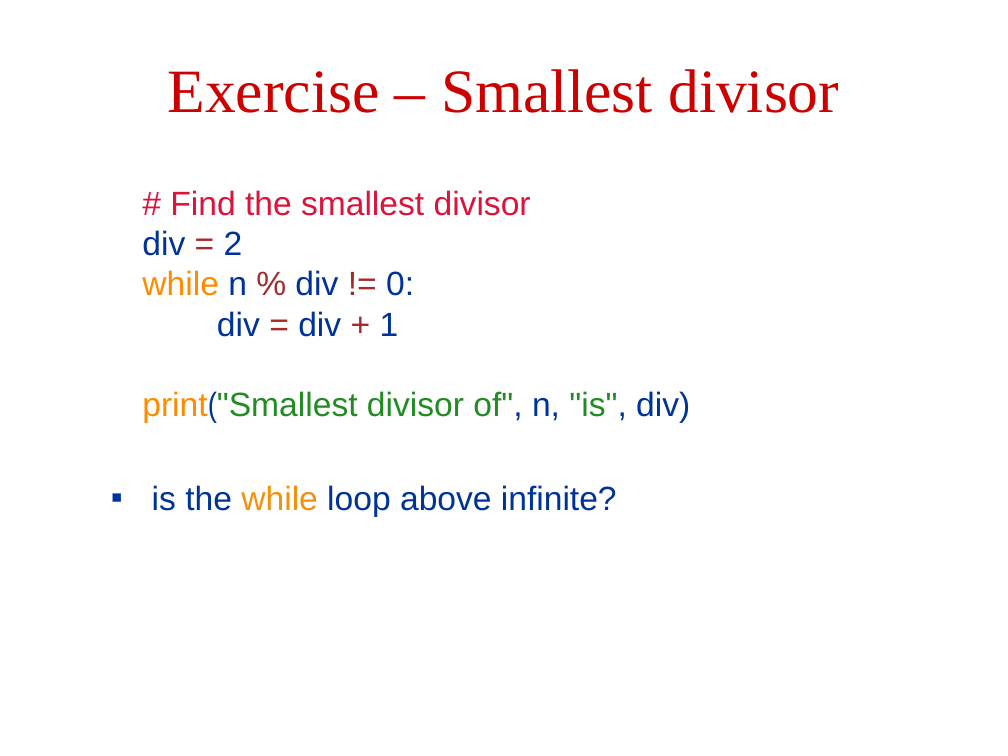
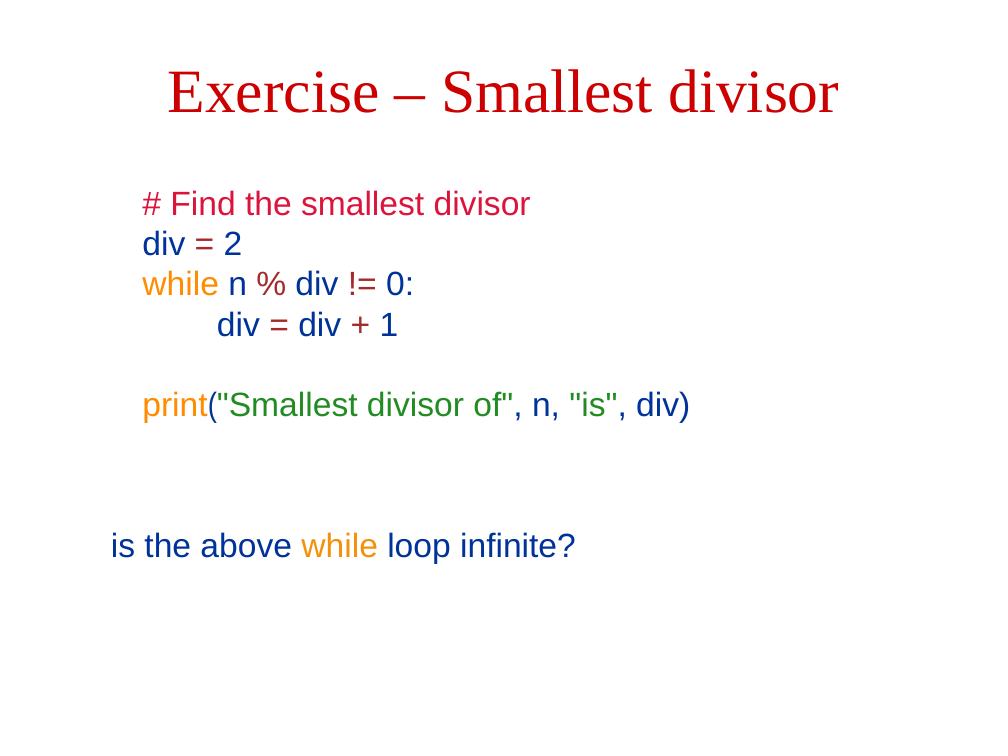
Before and after one commit to robintux/gip, a slide deck: slide 22 of Sessions/2/gip2.pptx. Drawn at 1008x756 pixels with LibreOffice and Linux fonts; fonts in the diff are those of the drawing. Boxes give left, top, right and bottom in pixels: in the first picture for what was removed or moved away, otherwise in the second. Text is boxed around its words. In the diff, an @@ line names an element or a change of style, - is before the commit and + after.

```diff
--- a/Sessions/2/gip2.pptx
+++ b/Sessions/2/gip2.pptx
@@ text at box(111, 532, 576, 564): text changed @@
-  ▪ is the while loop above infinite?
+  is the above while loop infinite?
```
Also in this commit, not shown: 6 other slides changed.
